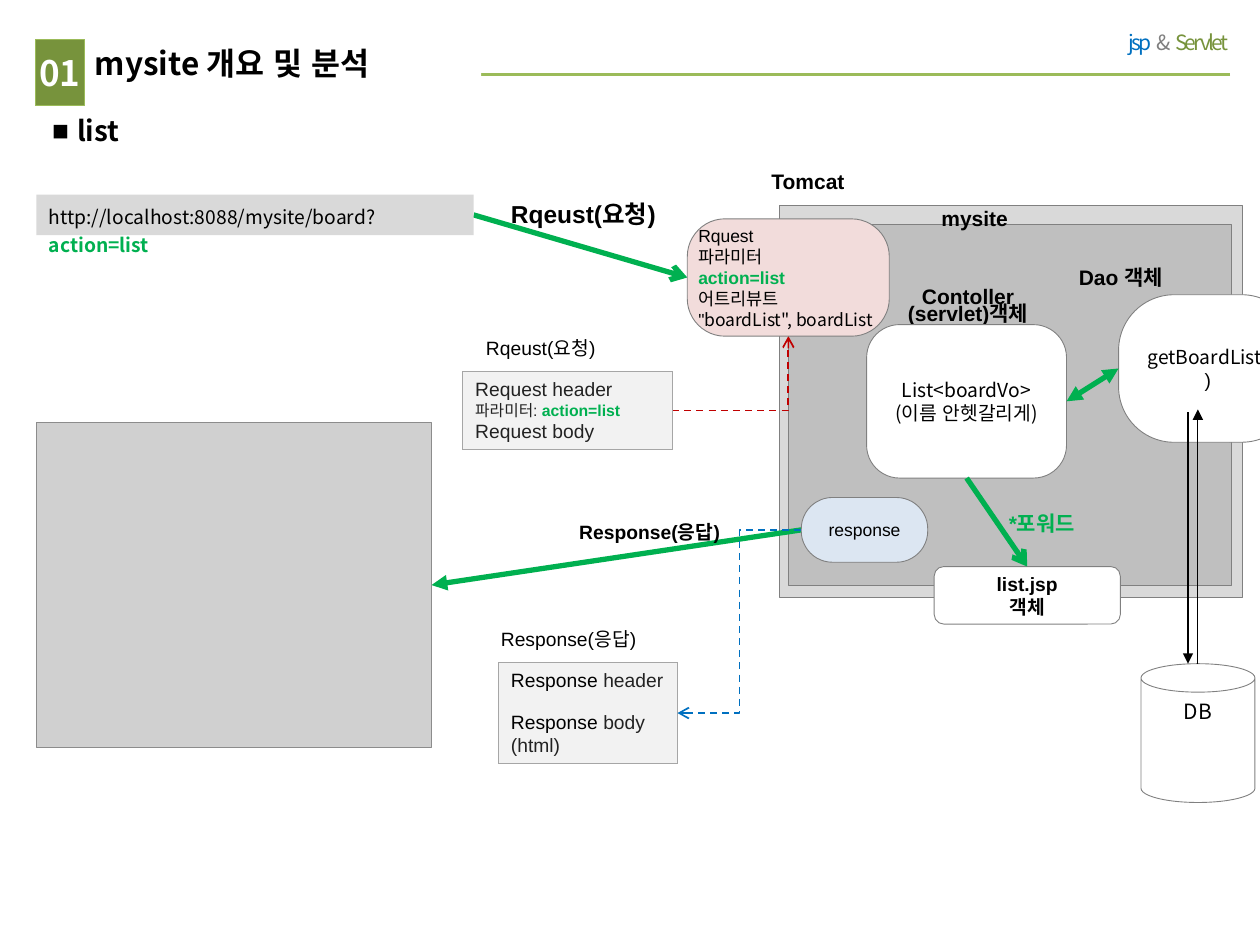
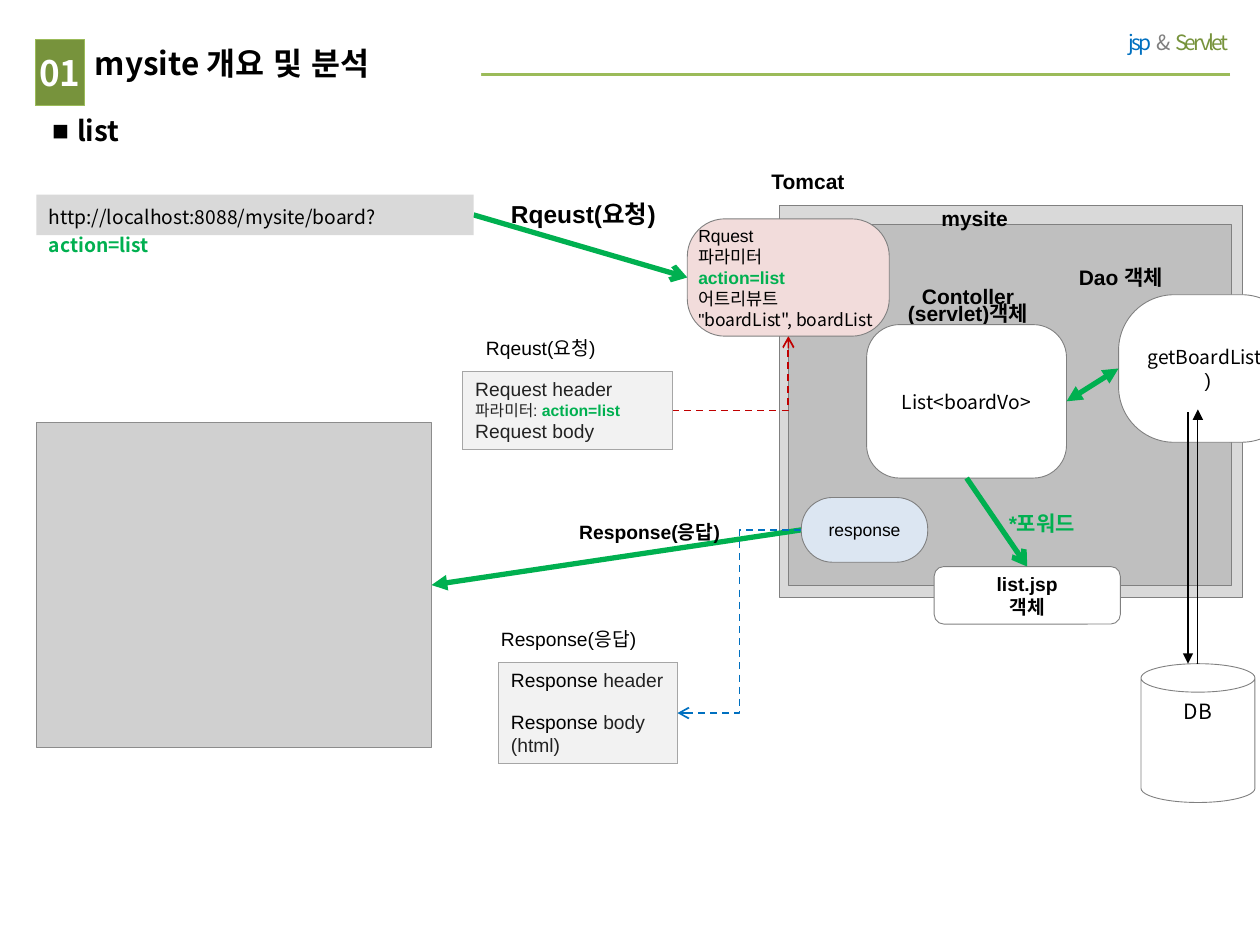
Before and after one commit to wonho951/mysite, a slide deck: slide 1 of mysite 그림.pptx. Drawn at 1260x945 pixels with LibreOffice and Linux fonts; fonts in the diff are those of the drawing; grey boxes stand for pictures. Boxes give left, top, right and bottom in pixels: in the first picture for what was removed or moved away, otherwise in the second. Text is boxed around its words. In the diff, an @@ line names an element or a change of style, - is before the commit and + after.

```diff
--- a/mysite 그림.pptx
+++ b/mysite 그림.pptx
@@ text in rounded rectangle at box(895, 404, 1038, 424): paragraph removed @@
-(이름 안헷갈리게)
```
Also in this commit, not shown: 3 other slides changed.
